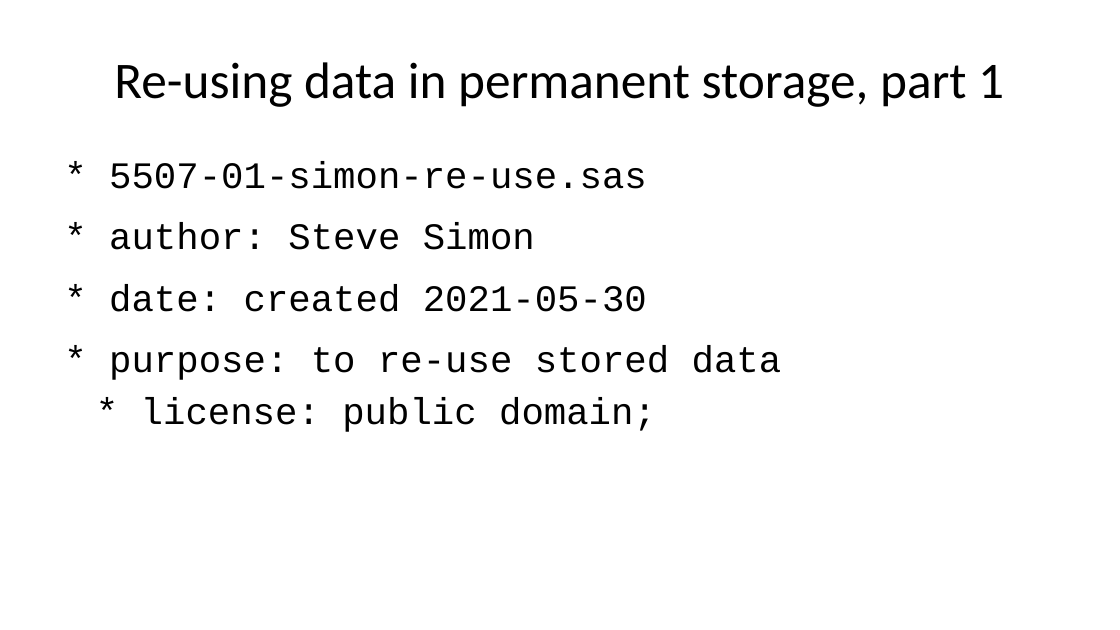
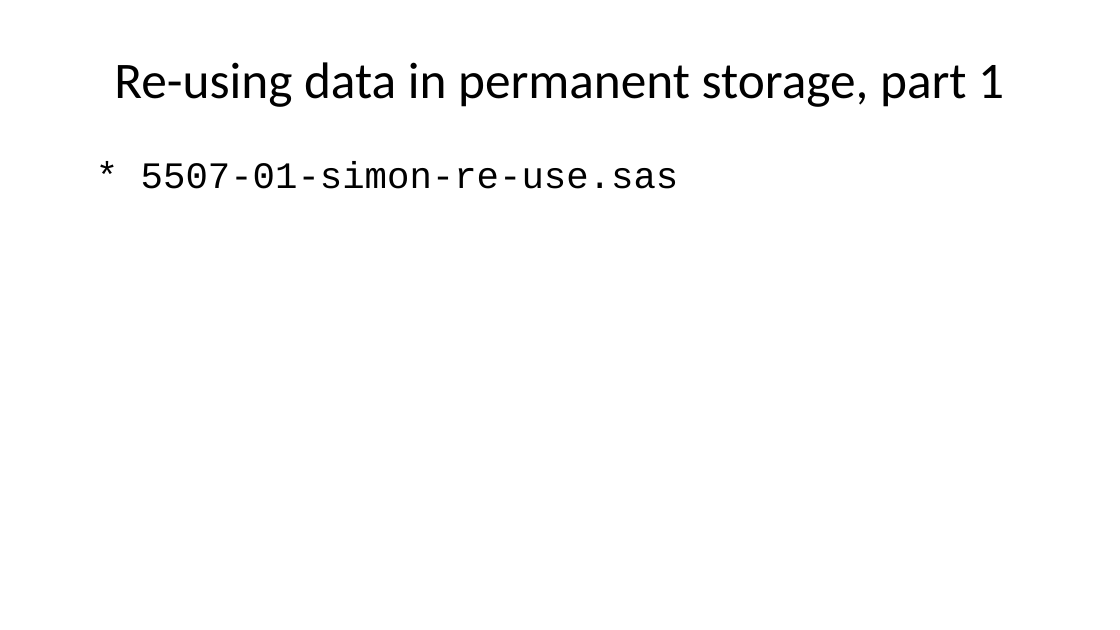
Before and after one commit to pmean/introduction-to-SAS, a slide deck: slide 50 of results/5507-01-simon-sildes-and-speaker-notes.pptx. Drawn at 1120x630 pixels with LibreOffice and Linux fonts; fonts in the diff are those of the drawing. Boxes give left, top, right and bottom in pixels: in the first picture for what was removed or moved away, otherwise in the second. Text is boxed around its words. In the diff, an @@ line names an element or a change of style, - is before the commit and + after.

```diff
--- a/results/5507-01-simon-sildes-and-speaker-notes.pptx
+++ b/results/5507-01-simon-sildes-and-speaker-notes.pptx
@@ text at [141, 161, 679, 189]: text changed @@
-* 5507-01-simon-re-use.sas
-* author: Steve Simon
-* date: created 2021-05-30
-* purpose: to re-use stored data
-* license: public domain;
+* 5507-01-simon-re-use.sas
```
Also in this commit, not shown: 30 other slides changed, 5 other files.
